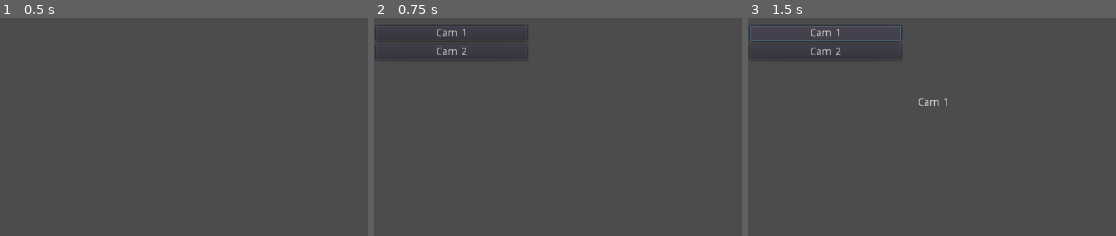
Above: before the commit, frames 1-3 (left to right).
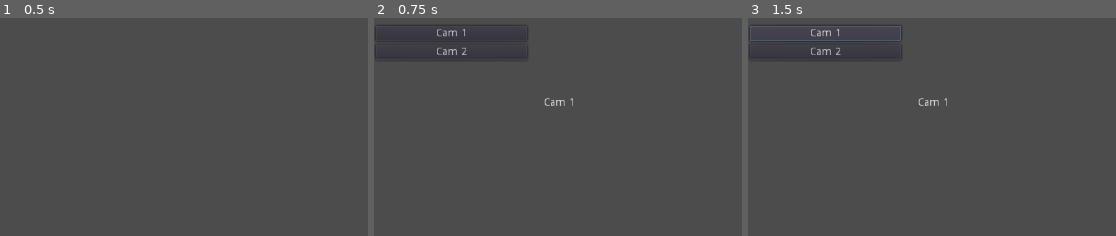
Above: after the commit, the same moments.

Repository: NSCarter/Five-Nights-At-The-Foundation
Game: Godot game, scene res://Scenes/Controls.tscn
Same seed, same stepped clock (60 frames per second), same inputs: the game is played once before the commit and once after it.
Inputs (mouse positions are % of the whole screen's width and height, from its top left):
- Up to frame 1 (0.5 s): no input
- Up to frame 2 (0.75 s): click (51, 90) at 0.5 s
- Up to frame 3 (1.5 s): click "Cam 1" at 1.25 s
The pictures show only the part of the screen within x 1-51%, y 0-50%; the shares and areas given below are measured in that part.

Frame 1 is identical in both runs. In frame 2, 0.1% of the frame differs, in the area x 46-55%, y 36-41%; in frame 3, nothing differs.

Commit message:
Remember selected camera

Diff:
--- a/Scenes/Cameras.gd
+++ b/Scenes/Cameras.gd
@@ -1,15 +1,19 @@
 extends Control
 
+func _ready():
+	change_camera(Stats.selected_cam)
+
 func _on_Cam_1_pressed():
-	var cam = load("Scenes/Cam 1.tscn").instance()
+	change_camera("Cam 1")
+
+func _on_Cam_2_pressed():
+	change_camera("Cam 2")
+
+func change_camera(name):
+	var cam = load("Scenes/%s.tscn" % name).instance()
 	remove_child_node()
 	$SelectedCam.add_child(cam)
-
-
-func _on_Cam_2_pressed():
-	var cam = load("Scenes/Cam 2.tscn").instance()
-	remove_child_node()
-	$SelectedCam.add_child(cam)
+	Stats.selected_cam = name
 
 func remove_child_node():
 	for n in $SelectedCam.get_children():
--- a/Scripts/Stats.gd
+++ b/Scripts/Stats.gd
@@ -2,4 +2,4 @@
 
 var night_started = false
 
-var selected_cam = 1
+var selected_cam = "Cam 1"
